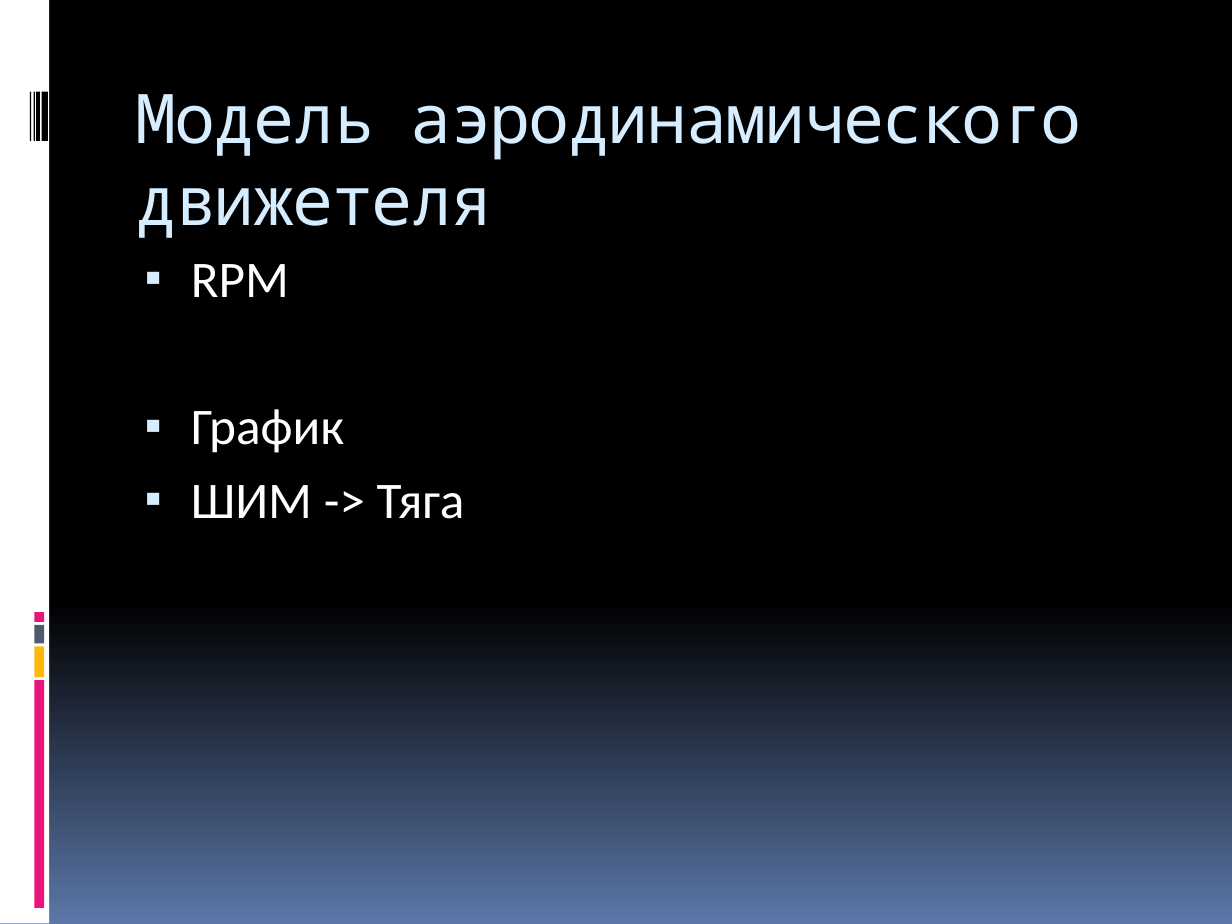
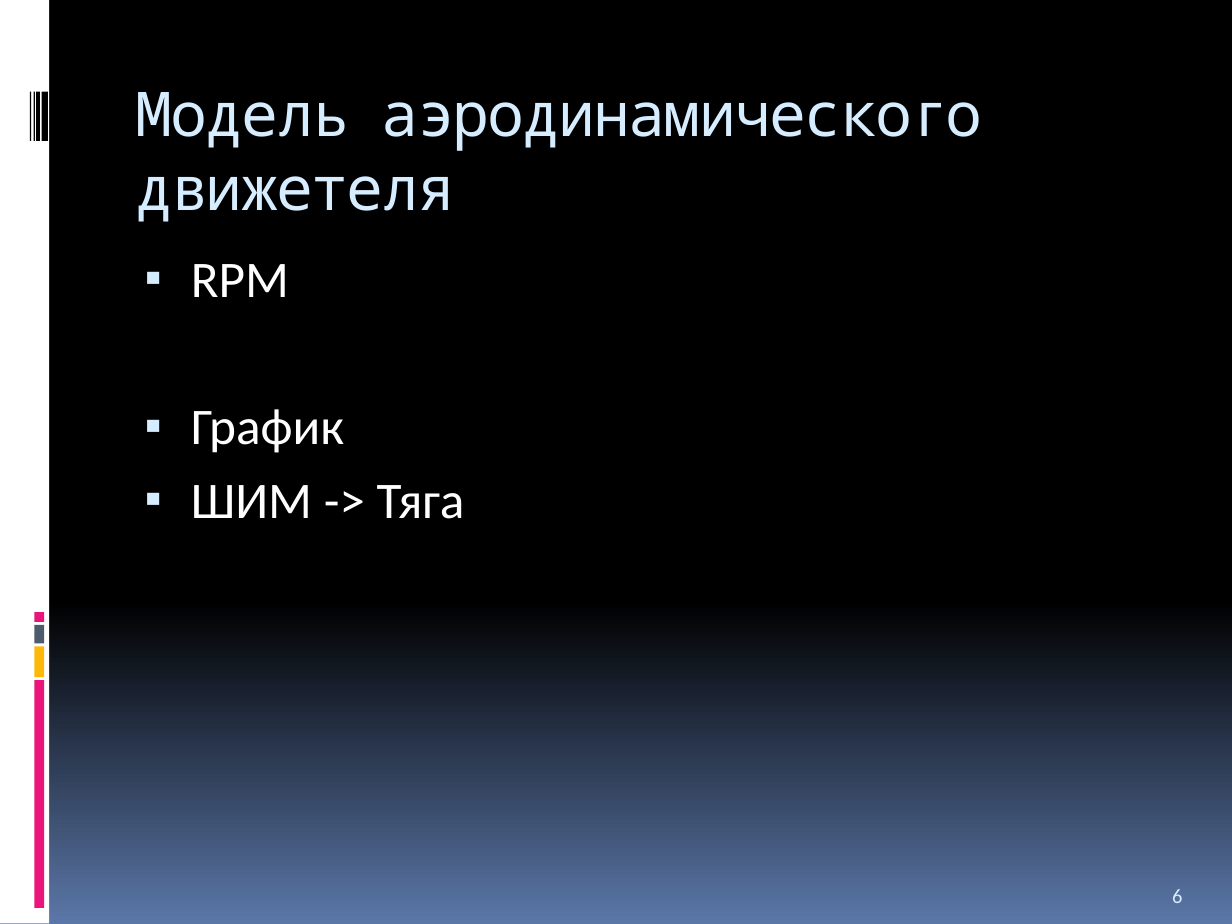
Before and after one commit to Jacobi20/quadro-xds, a slide deck: slide 6 of Docs/Medias2012.pptx (slide 15 before the commit). Drawn at 1232x924 pixels with LibreOffice and Linux fonts; fonts in the diff are those of the drawing. Boxes give left, top, right and bottom in pixels: in the first picture for what was removed or moved away, otherwise in the second. Text is boxed around its words. In the diff, an @@ line names an element or a change of style, - is before the commit and + after.

```diff
--- a/Docs/Medias2012.pptx
+++ b/Docs/Medias2012.pptx
@@ title "Модель аэродинамического движетеля" at (135,92,983,222): size 40 to 36 pt @@
@@ page number added at (1172,889,1182,903), 12 pt, text #D6ECFF @@
+6
```
Also in this commit, not shown: 11 other slides changed, 3 slides added, 10 slides removed, 8 other files.
